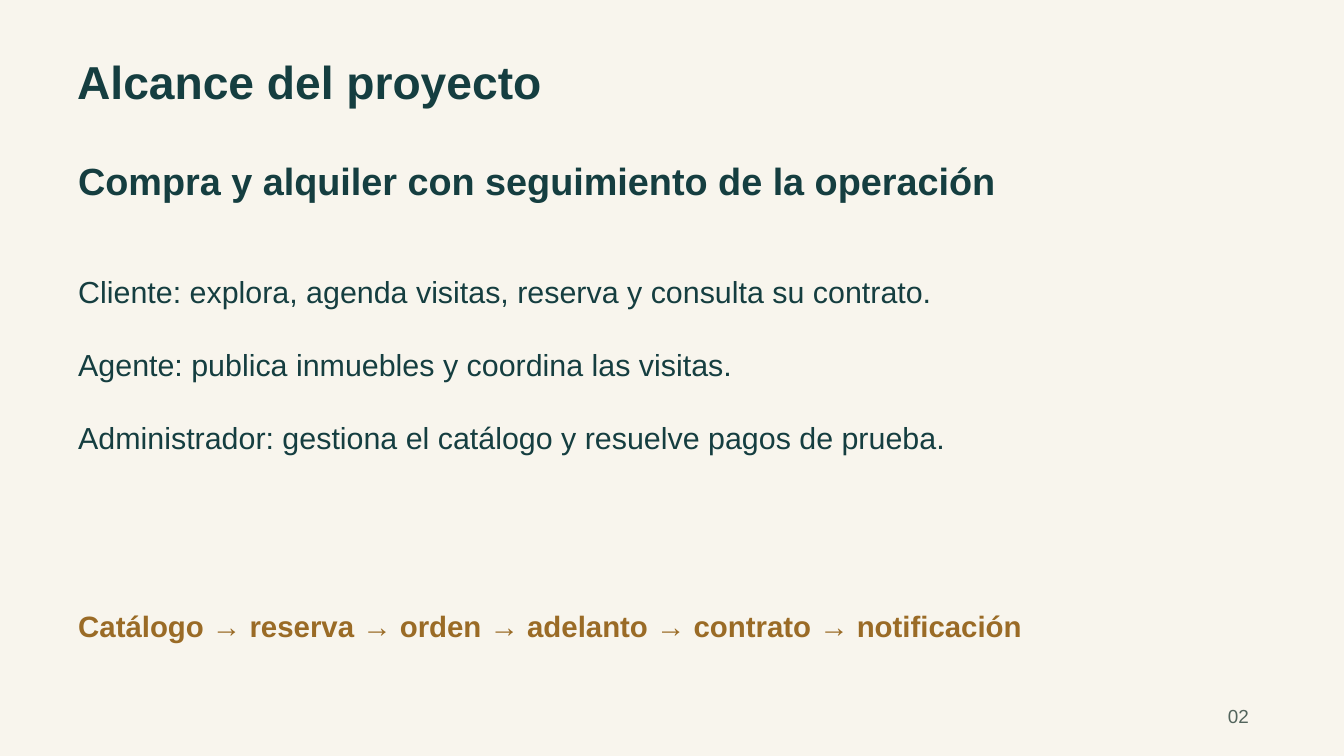
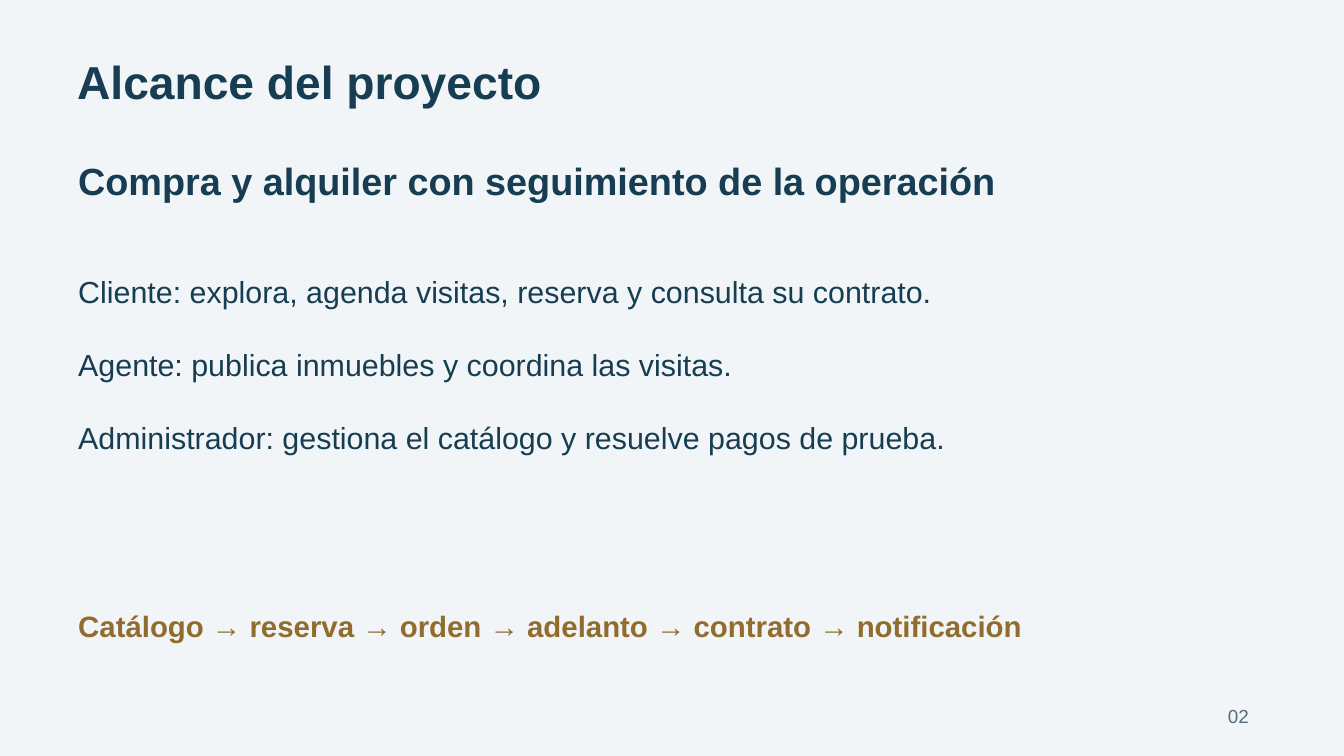
Before and after one commit to Stephmarc/CASAS-distribuidas, a slide deck: slide 2 of Mkdocs/docs/assets/CASAS-Sustentacion-Unidad2-Final.pptx. Drawn at 1344x756 pixels with LibreOffice and Linux fonts; fonts in the diff are those of the drawing. Boxes give left, top, right and bottom in pixels: in the first picture for what was removed or moved away, otherwise in the second. Text is boxed around its words. In the diff, an @@ line names an element or a change of style, - is before the commit and + after.

```diff
--- a/Mkdocs/docs/assets/CASAS-Sustentacion-Unidad2-Final.pptx
+++ b/Mkdocs/docs/assets/CASAS-Sustentacion-Unidad2-Final.pptx
@@ background #F8F5ED to #F1F5F7 @@
@@ text colour #153E40 to #173D52 in 3 elements at (77, 65, 541, 109), (78, 167, 996, 202), (78, 281, 945, 455) @@
@@ text "02" at (1228, 710, 1249, 723): text colour #52645C to #566D7C @@
```
Also in this commit, not shown: 11 other slides changed, 1 other file.
